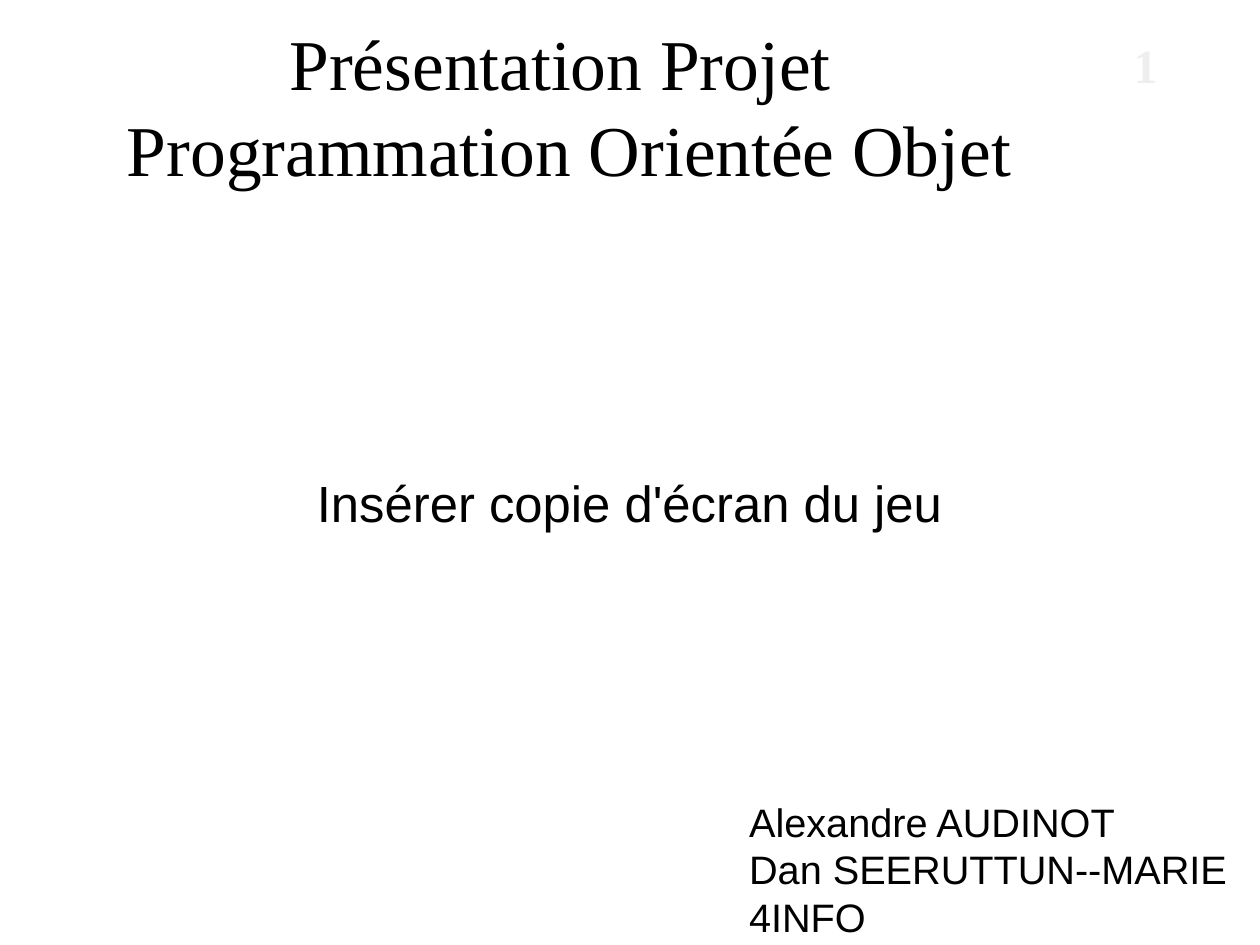
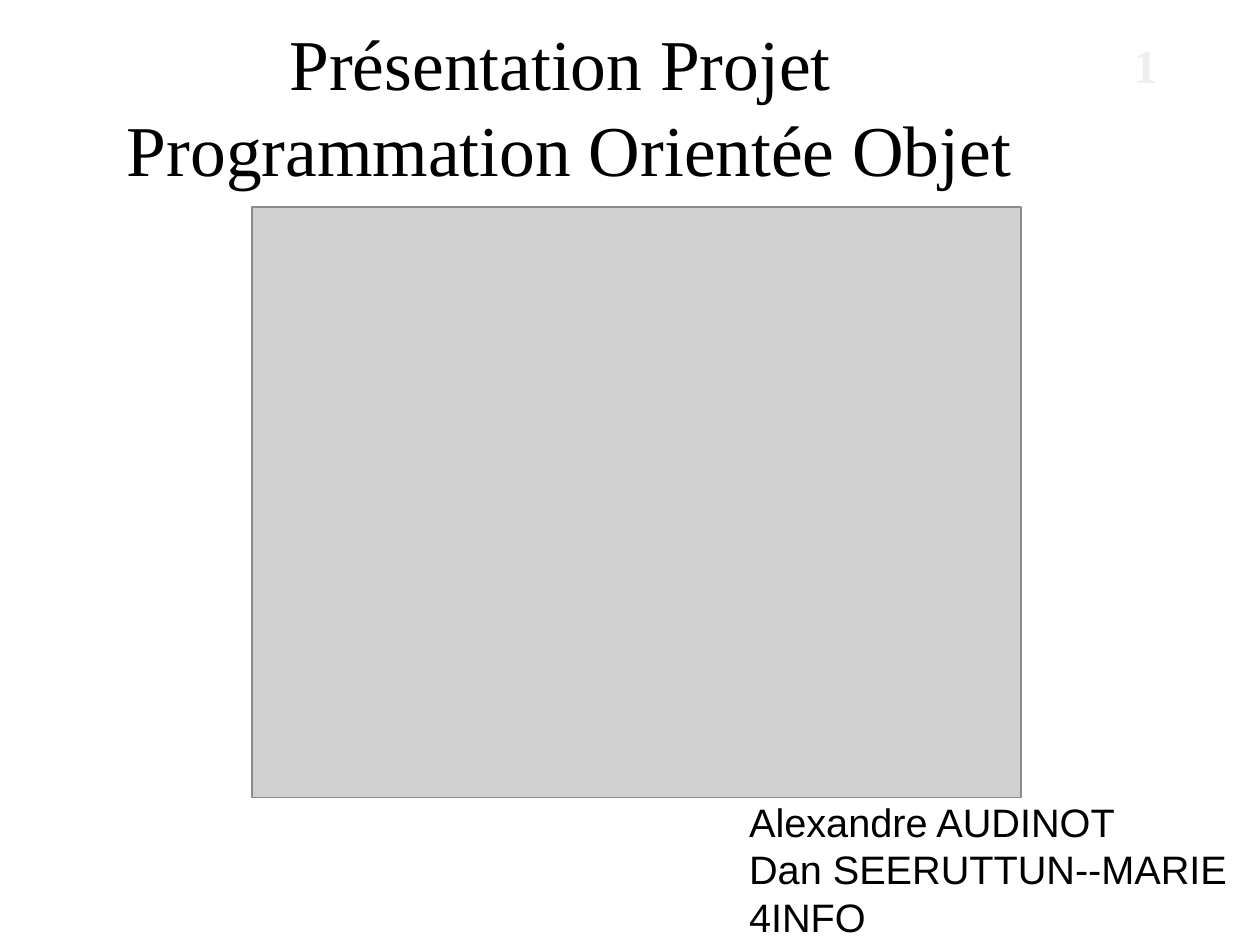
Before and after one commit to alexandreAudinot/projetPOOAudSee, a slide deck: slide 1 of Rapports/Documentation/diapo.odp. Drawn at 1260x945 pixels with LibreOffice and Linux fonts; fonts in the diff are those of the drawing; grey boxes stand for pictures; background and template pictures are left out. Boxes give left, top, right and bottom in pixels: in the first picture for what was removed or moved away, otherwise in the second. Text is boxed around its words. In the diff, an @@ line names an element or a change of style, - is before the commit and + after.

```diff
--- a/Rapports/Documentation/diapo.odp
+++ b/Rapports/Documentation/diapo.odp
@@ picture added at [252,207,1021,797] @@
@@ subtitle removed at [317,484,942,532] @@
-Insérer copie d'écran du jeu
```
Also in this commit, not shown: 6 other slides changed, 14 other files.
